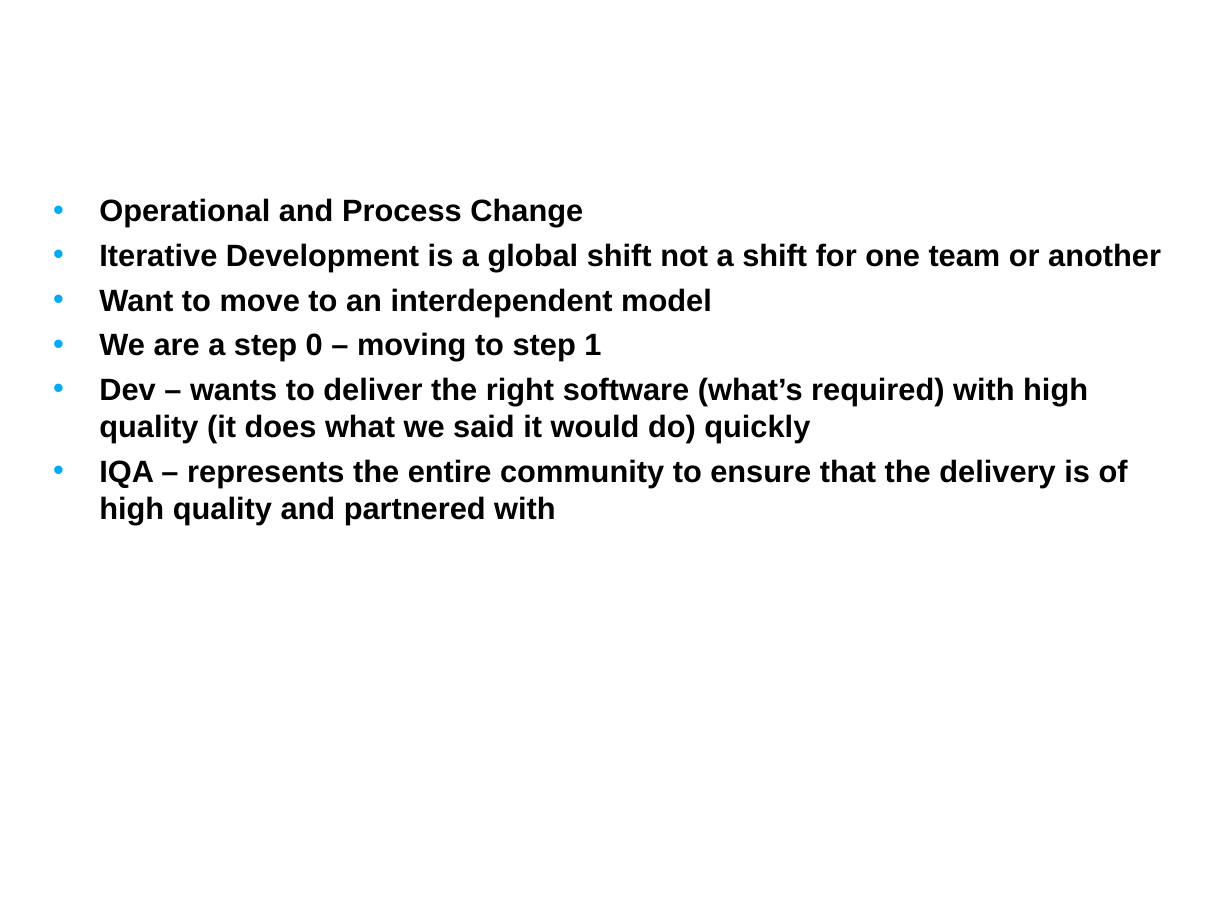
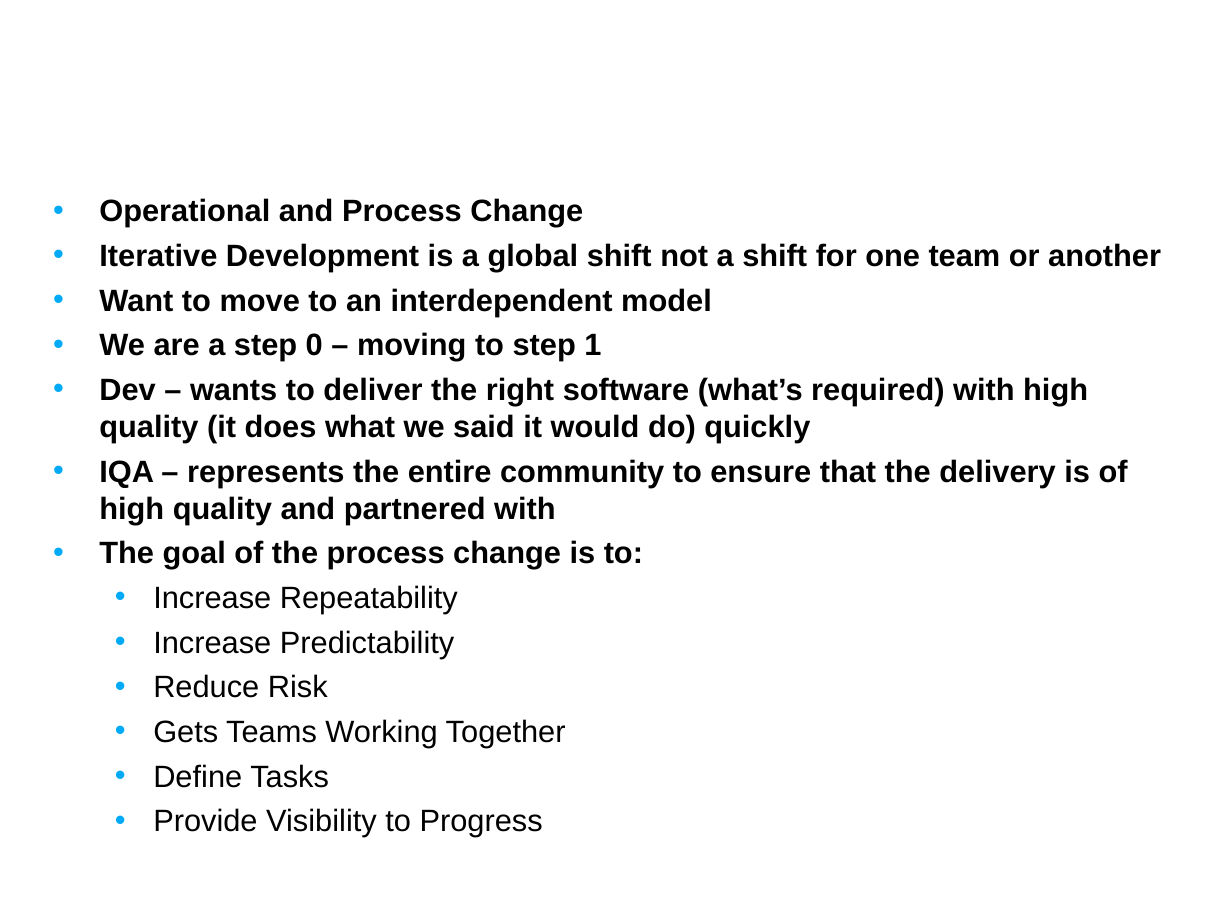
Before and after one commit to NCIP/caarray-docs, a slide deck: slide 3 of project_management/reports/development_to_qa_handoff.ppt. Drawn at 1232x924 pixels with LibreOffice and Linux fonts; fonts in the diff are those of the drawing; background and template pictures are left out. Boxes give left, top, right and bottom in pixels: in the first picture for what was removed or moved away, otherwise in the second. Text is boxed around its words. In the diff, an @@ line names an element or a change of style, - is before the commit and + after.

```diff
--- a/project_management/reports/development_to_qa_handoff.ppt
+++ b/project_management/reports/development_to_qa_handoff.ppt
@@ text at [99,540,643,837]: paragraphs added @@
+• The goal of the process change is to:
+  • Increase Repeatability
+  • Increase Predictability
+  • Reduce Risk
+  • Gets Teams Working Together
+  • Define Tasks
+  • Provide Visibility to Progress
```
Also in this commit, not shown: 7 other slides changed, 13 slides added, 3 slides removed.
